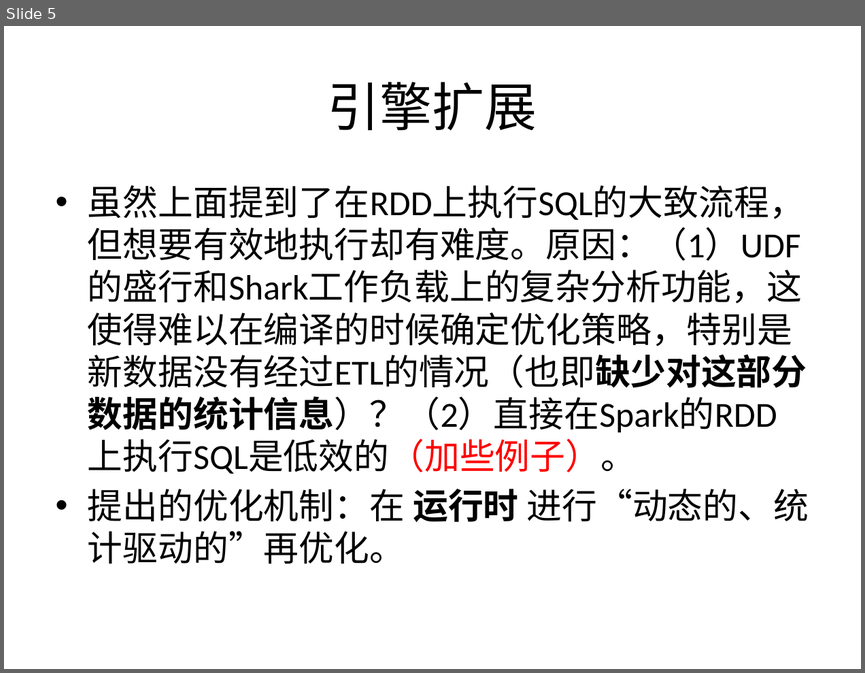
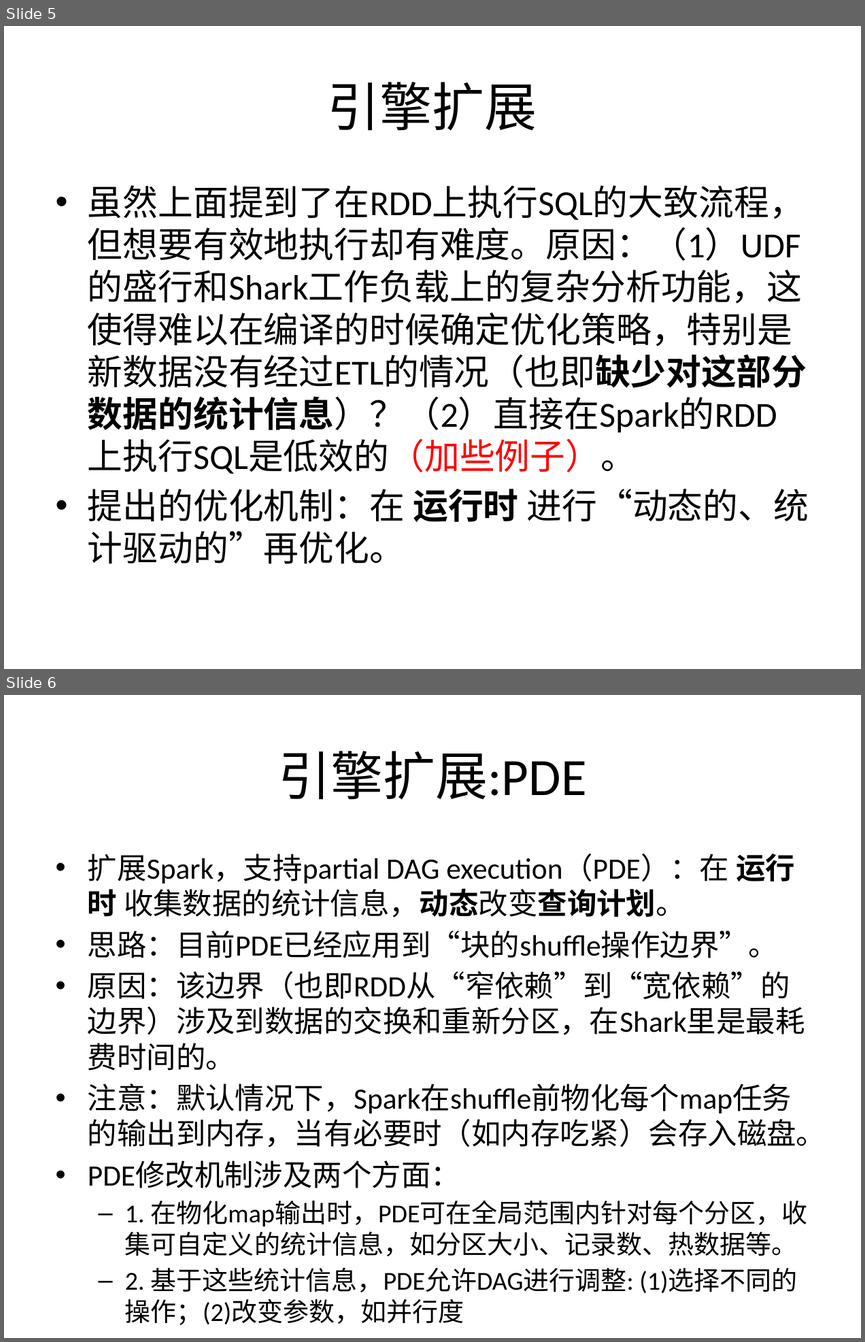
Before and after one commit to wuxingdexian/seminar, a slide deck: shark.pptx. Shown one above the other, each under a label of ours: slide 5 before the commit, slides 5 and 6 after it. The pictures are 865x673 and 865x1342 pixels, drawn with LibreOffice and Linux fonts; fonts in the diff are those of the drawing. Boxes give left, top, right and bottom in pixels: in the first picture for what was removed or moved away, otherwise in the second. Text is boxed around its words. In the diff, an @@ line names an element or a change of style, - is before the commit and + after.

Commit message:
2014-6-17 8:43

```diff
--- a/shark.pptx
+++ b/shark.pptx
@@ slide 6 added at <box>4,695,861,1338</box>, background #FFFFFF @@
@@ title added at <box>278,751,587,800</box>, 44 pt, text #000000 @@
+引擎扩展:PDE
@@ text added at <box>88,853,825,1325</box>, 24.8 pt, text #000000 @@
+• 扩展Spark，支持partial DAG execution（PDE）：在 运行时 收集数据的统计信息，动态改变查询计划。
+• 思路：目前PDE已经应用到“块的shuffle操作边界”。
+• 原因：该边界（也即RDD从“窄依赖”到“宽依赖”的边界）涉及到数据的交换和重新分区，在Shark里是最耗费时间的。
+• 注意：默认情况下，Spark在shuffle前物化每个map任务的输出到内存，当有必要时（如内存吃紧）会存入磁盘。
+• PDE修改机制涉及两个方面：
+  – 1. 在物化map输出时，PDE可在全局范围内针对每个分区，收集可自定义的统计信息，如分区大小、记录数、热数据等。
+  – 2. 基于这些统计信息，PDE允许DAG进行调整: (1)选择不同的操作；(2)改变参数，如并行度
```
Also in this commit, not shown: 2 other slides added.
